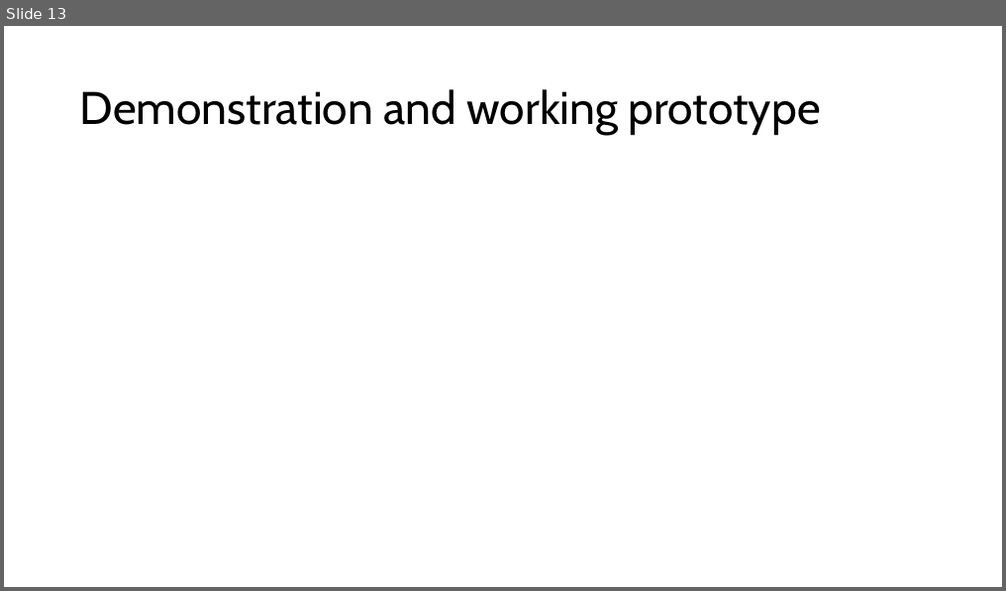
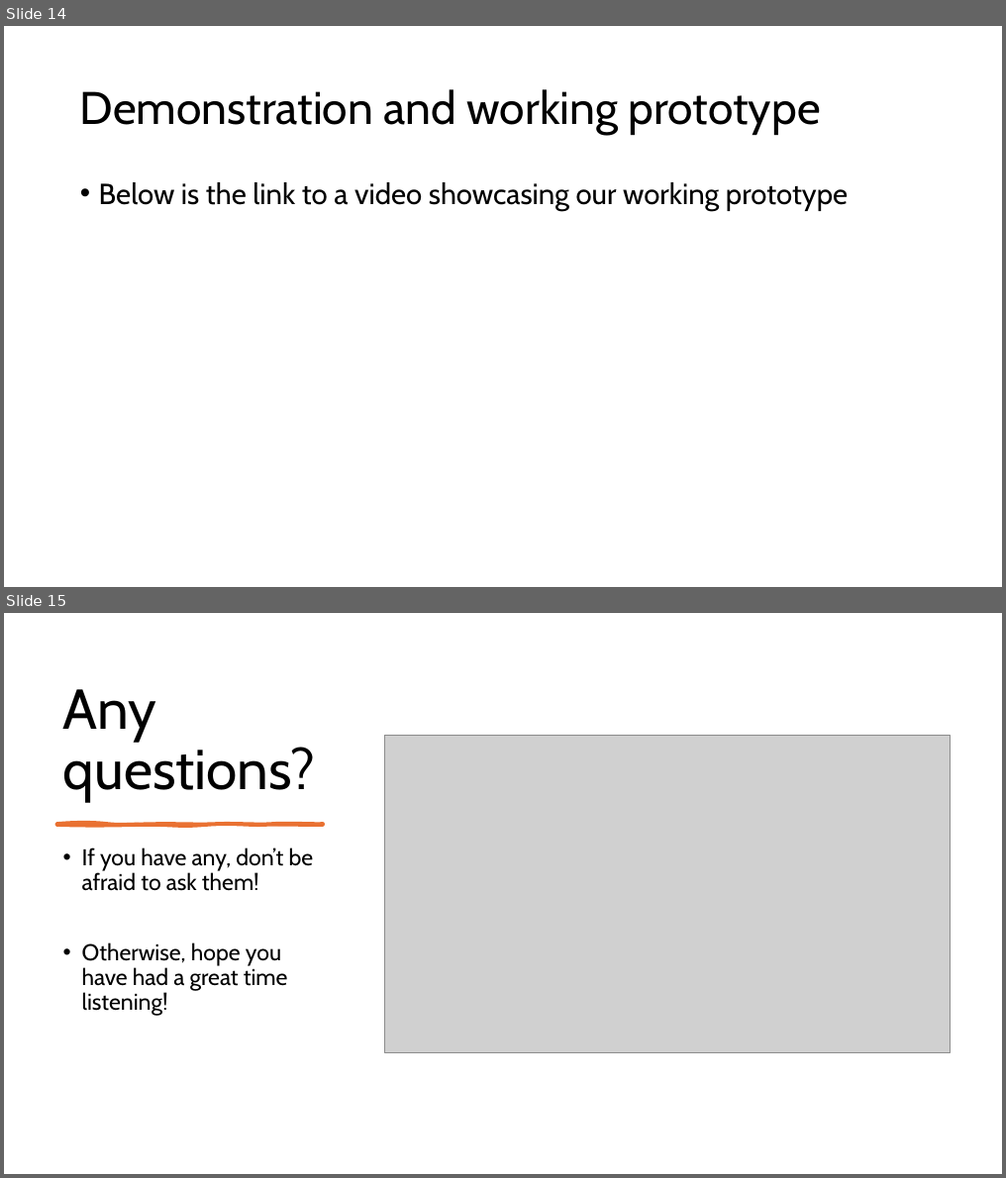
Before and after one commit to forrest10101/Portfolio-Platformer, a slide deck: TechnoSprint Pitch Presentation.pptx. Shown one above the other, each under a label of ours: slide 13 before the commit, slides 14 and 15 after it. The pictures are 1006x591 and 1006x1178 pixels, drawn with LibreOffice and Linux fonts; fonts in the diff are those of the drawing; grey boxes stand for pictures. Boxes give left, top, right and bottom in pixels: in the first picture for what was removed or moved away, otherwise in the second. Text is boxed around its words. In the diff, an @@ line names an element or a change of style, - is before the commit and + after.

Commit message:
Updated GDD and Powerpoint Commit
PowerPoint has all of it's basic bullet points added with some segments having images set up (which can be changed/others added as seen as appropriate)

Additionally I added a new segment to the GDD focused on immersive qualities of the game like dialogue, voice acting, SFX and music that will be featured within the game, and am looking for any other possible contributions to the GDD for myself.

```diff
--- a/TechnoSprint Pitch Presentation.pptx
+++ b/TechnoSprint Pitch Presentation.pptx
@@ slide 15 added at [4, 613, 1002, 1174], background #FFFFFF @@
@@ title added at [63, 689, 315, 802], 54 pt, text #000000 @@
+Any questions?
@@ picture added at [385, 735, 950, 1054] @@
@@ freeform shape added at [56, 823, 323, 825], fill #E97132, outline #E97132 3 pt @@
@@ text added at [82, 848, 314, 1016], 22 pt, text #000000 @@
+• If you have any, don’t be afraid to ask them!
+• Otherwise, hope you have had a great time listening!
@@ what was slide 13 is now slide 14 @@
@@ slide 14 changed as well @@
@@ text added at [99, 182, 847, 211], 28 pt, text #000000 @@
+• Below is the link to a video showcasing our working prototype
```
Also in this commit, not shown: 5 other slides changed, 7 other slides added, 7 slides removed, 1 other file.
